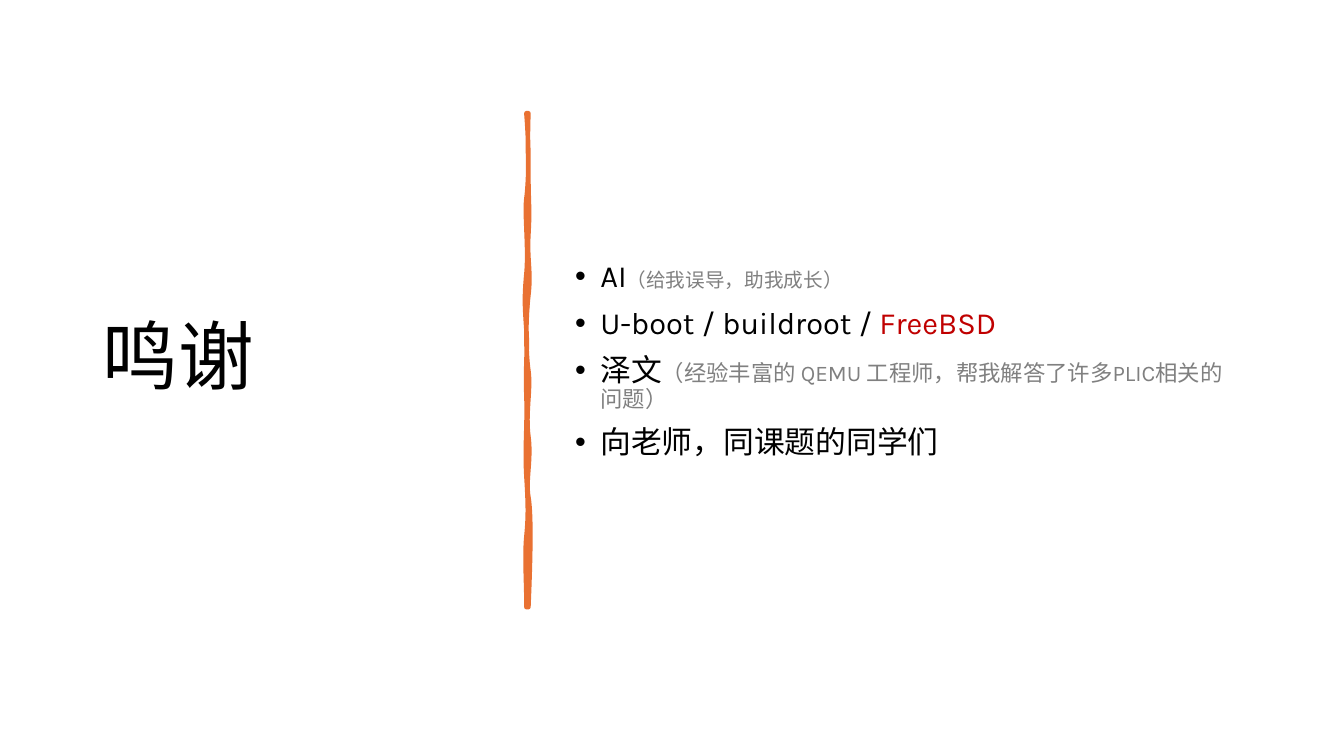
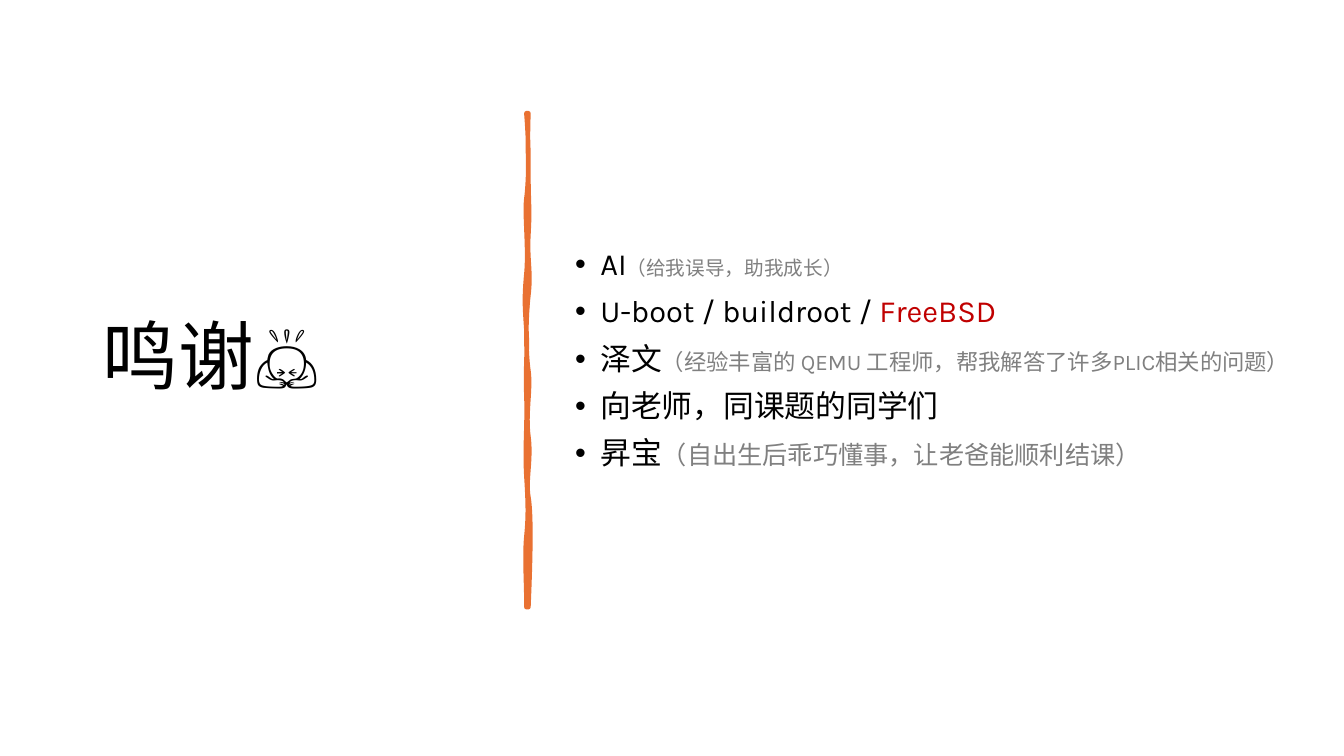
Before and after one commit to adamanteye/arceos-mingyang, a slide deck: slide 24 of 网卡驱动.pptx. Drawn at 1344x756 pixels with LibreOffice and Linux fonts; fonts in the diff are those of the drawing. Boxes give left, top, right and bottom in pixels: in the first picture for what was removed or moved away, otherwise in the second. Text is boxed around its words. In the diff, an @@ line names an element or a change of style, - is before the commit and + after.

```diff
--- a/网卡驱动.pptx
+++ b/网卡驱动.pptx
@@ title at [103,320,319,390]: text changed @@
-鸣谢
+鸣谢🙇
@@ text at [600,438,1141,467]: paragraph added @@
+• 昇宝（自出生后乖巧懂事，让老爸能顺利结课）
```
Also in this commit, not shown: 7 other slides changed.
